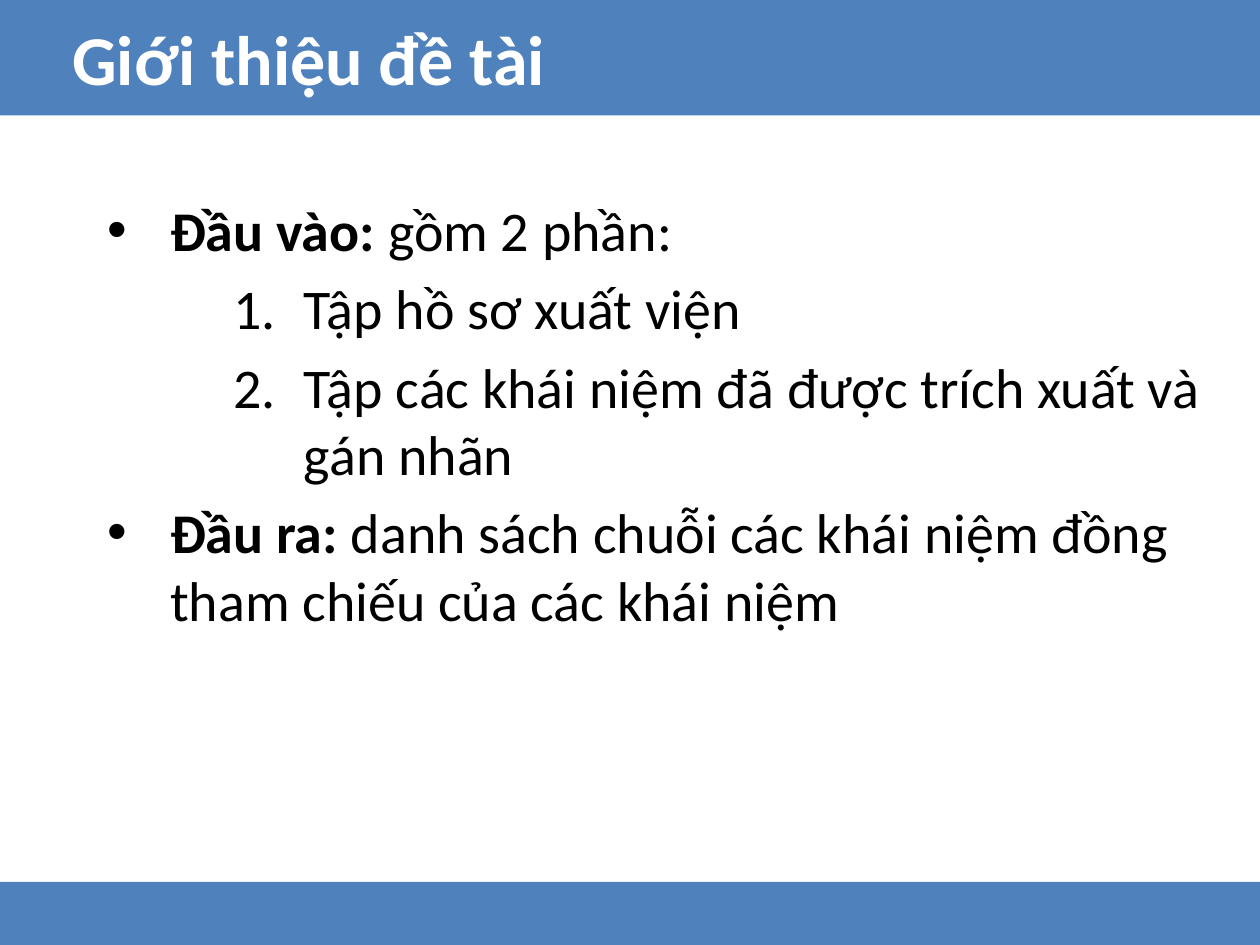
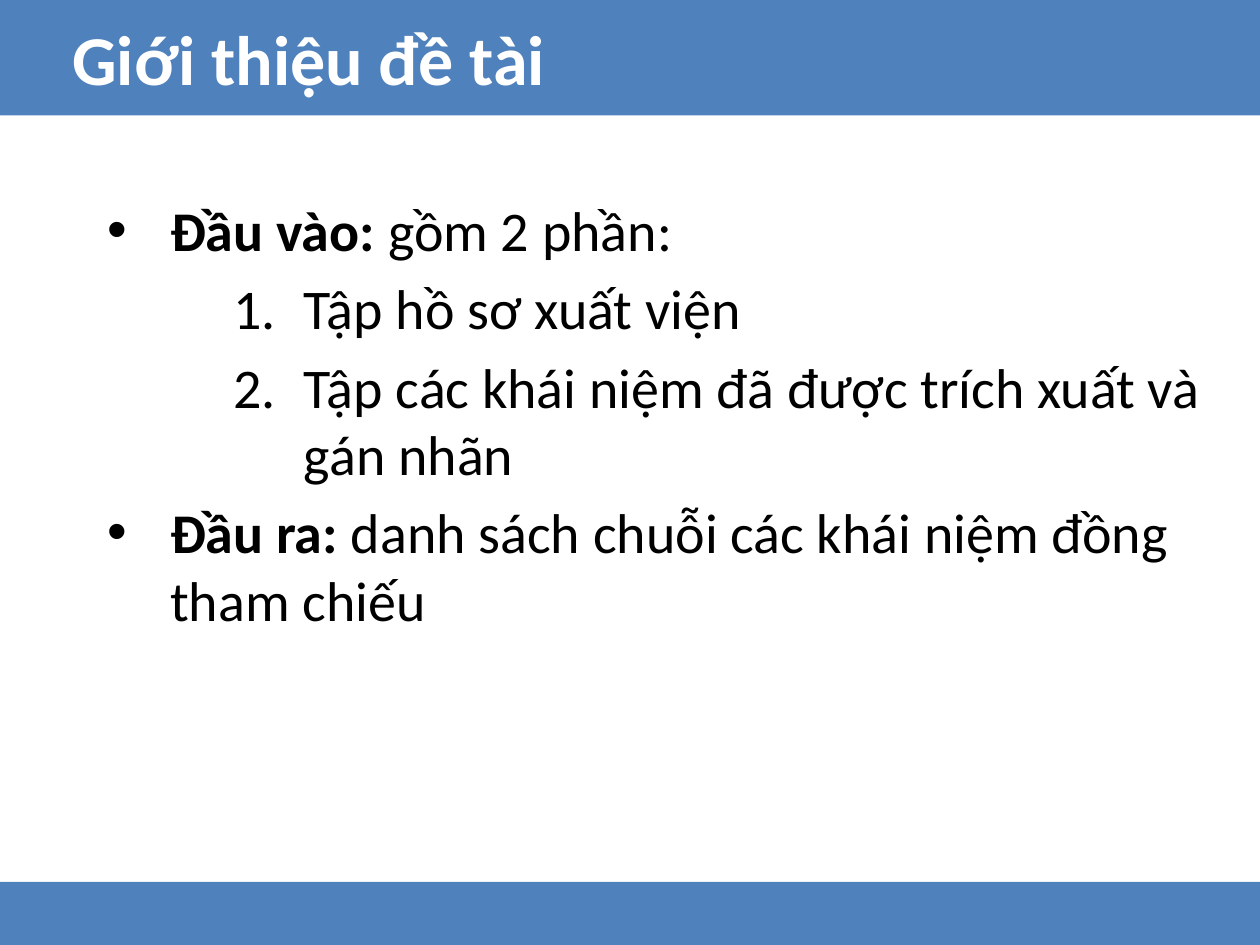
Before and after one commit to hungnd1475/graduate-thesis-hcmut-2015, a slide deck: slide 6 of reports/tttn/thay_tru.pptx. Drawn at 1260x945 pixels with LibreOffice and Linux fonts; fonts in the diff are those of the drawing. Boxes give left, top, right and bottom in pixels: in the first picture for what was removed or moved away, otherwise in the second. Text is boxed around its words. In the diff, an @@ line names an element or a change of style, - is before the commit and + after.

```diff
--- a/reports/tttn/thay_tru.pptx
+++ b/reports/tttn/thay_tru.pptx
@@ text at (170,507,1167,622): text changed @@
-• Đầu ra: danh sách chuỗi các khái niệm đồng tham chiếu của các khái niệm
+• Đầu ra: danh sách chuỗi các khái niệm đồng tham chiếu
```
Also in this commit, not shown: 7 other slides changed, 1 slide removed, 1 other file.
